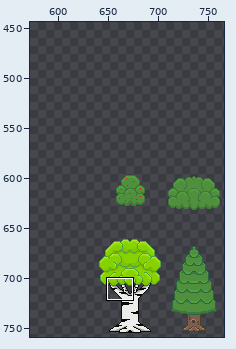
Pixel-art file -- assets/Ground-Objects.aseprite. The first picture is a wide view before the edit; the outline marks the close-up.
Close-up. As it was:
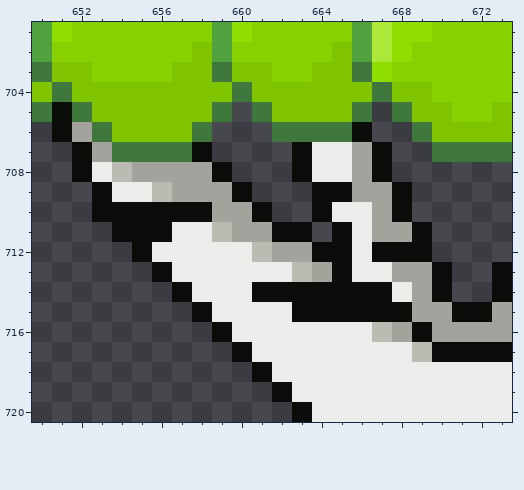
768x768 pixels, 1 frame. Colours within 5 levels of each other are drawn and written as one. Shown: x 650..673, y 701..720. The wide view leaves out empty margins. The commit also changed other parts of the picture, which this record leaves out.
The result:
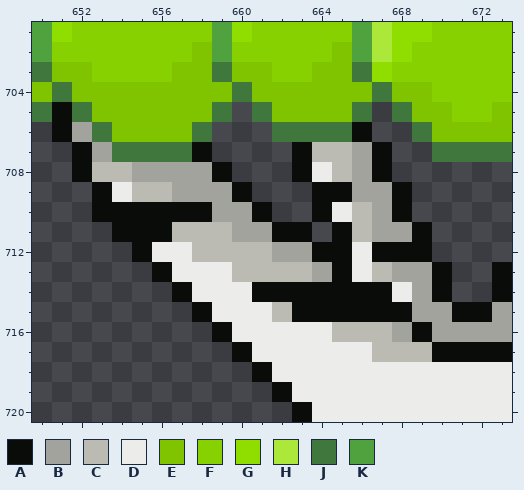
Palette (. is transparent): A #090c08  B #a3a39d  C #bbbbb4  D #ececea  E #80c400  F #88d100  G #90de00  H #abe83a  J #40773d  K #4fa23d
The edit:
Colour D becomes colour C in row 707 at x 664 to 665; in row 708 at x 653 and 665; in row 709 at x 655; in row 710 at x 666; in row 711 at x 657 to 658 and 666; in row 712 at x 658 to 660.
Colour D becomes colour C in row 713 at x 660 to 662 and 667; in row 715 at x 662; in row 716 at x 665 to 666; in row 717 at x 667 to 668.
Where, in picture pixels (left, top, right, bottom), the same in both close-ups:
changed: (92, 142, 412, 362)
